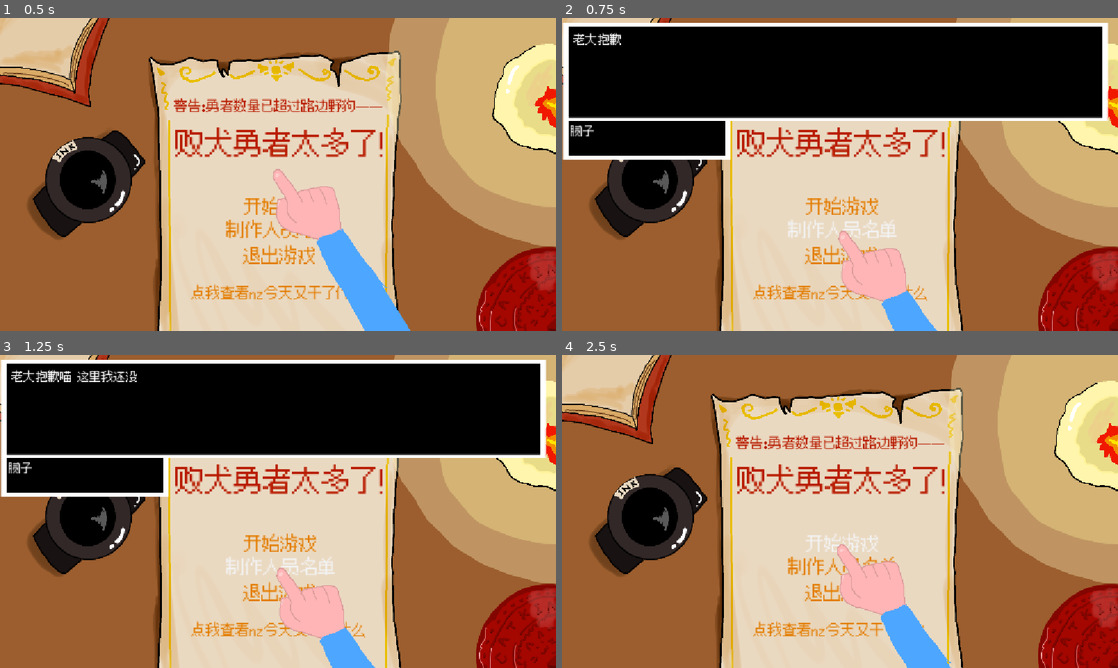
Above: before the commit, frames 1-4 (two rows, left to right).
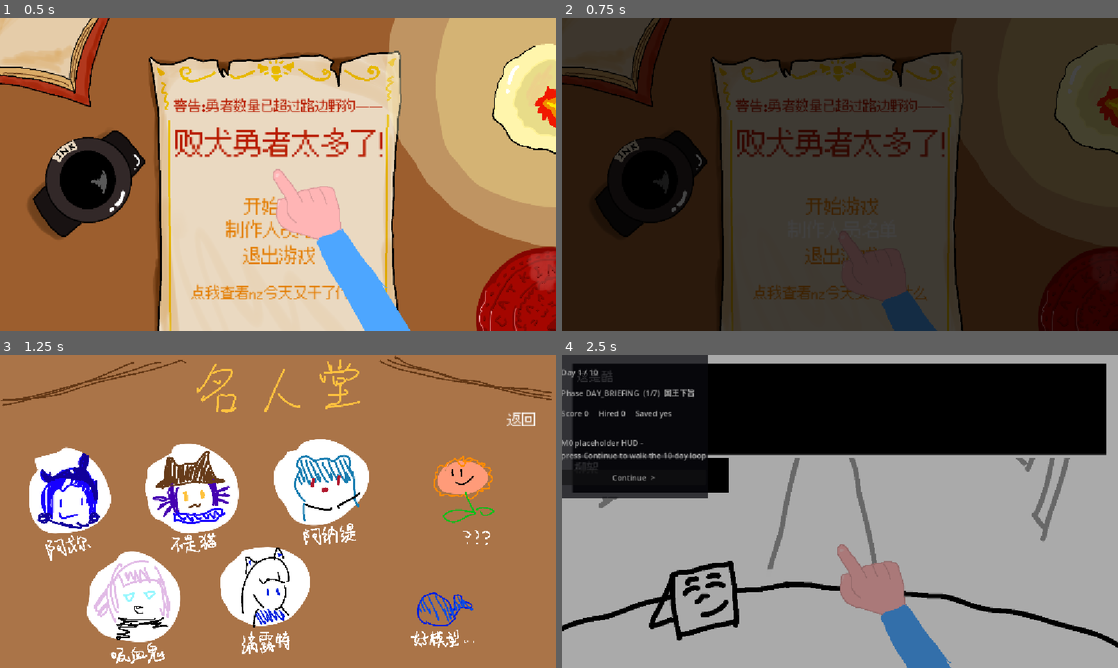
Above: after the commit, the same moments.

Repository: Dilute-l/projectYuusha
Game: Godot game, scene res://scenes/menu/main_menu.tscn
Two runs of this game, one before a commit and one after it. Both use one fixed random seed, a clock stepped at 60 frames per second and the inputs below.
Inputs (mouse positions are in pixels of both pictures, inside the frame that each line leads up to):
- Up to frame 1 (0.5 s): no input
- Up to frame 2 (0.75 s): click "制作人员名单" at 0.5 s
- Up to frame 3 (1.25 s): no input
- Up to frame 4 (2.5 s): click (1084, 423) at 1.25 s, where only the run after the commit has a clickable "返回"; click "开始游戏" at 2 s

Frame 1 is identical in both runs. In frame 2, 96% of the frame differs, in the area x 0-100%, y 0-100%; in frame 3, 99%; in frame 4, 99%.

Commit message:
添加了制作人员名单（可能）

Diff:
--- a/autoload/scene_router.gd
+++ b/autoload/scene_router.gd
@@ -17,6 +17,7 @@
 	&"team_builder": "res://scenes/day/team_builder/team_builder.tscn",
 	&"battle_report": "res://scenes/day/battle_report.tscn",
 	&"ending": "res://scenes/ending/ending.tscn",
+	&"credits_room": "res://scenes/credits/credits_room.tscn",
 }
 
 ## 过场遮罩所在层级，压在一切 UI 之上（CanvasLayer 默认 1）
--- /dev/null
+++ b/scenes/credits/credits_room.gd
@@ -0,0 +1,15 @@
+extends Control
+
+
+# Called when the node enters the scene tree for the first time.
+func _ready() -> void:
+	pass # Replace with function body.
+
+
+# Called every frame. 'delta' is the elapsed time since the previous frame.
+func _process(delta: float) -> void:
+	pass
+
+
+func _on_button_pressed() -> void:
+	SceneRouter.goto_scene(&"main_menu")
--- /dev/null
+++ b/scenes/credits/credits_room.tscn
@@ -0,0 +1,38 @@
+[gd_scene format=3 uid="uid://1vjphav6dfo6"]
+
+[ext_resource type="Script" uid="uid://cybo2ov47trcl" path="res://scenes/credits/credits_room.gd" id="1_5c5tq"]
+[ext_resource type="Texture2D" uid="uid://bn2iog84pr3k0" path="res://assets/art/Credit/CreditRoom_phd.jpg" id="2_0erdm"]
+[ext_resource type="FontFile" uid="uid://dorb4fg0c836s" path="res://assets/fonts/Silver.ttf" id="3_lofe2"]
+
+[sub_resource type="StyleBoxEmpty" id="StyleBoxEmpty_0erdm"]
+
+[sub_resource type="StyleBoxEmpty" id="StyleBoxEmpty_lofe2"]
+
+[node name="CreditsRoom" type="Control" unique_id=1778240386]
+layout_mode = 3
+anchors_preset = 15
+anchor_right = 1.0
+anchor_bottom = 1.0
+grow_horizontal = 2
+grow_vertical = 2
+script = ExtResource("1_5c5tq")
+
+[node name="Sprite2D" type="Sprite2D" parent="." unique_id=1032463924]
+position = Vector2(575.53125, 324.50003)
+scale = Vector2(0.50797105, 0.50784934)
+texture = ExtResource("2_0erdm")
+
+[node name="Button" type="Button" parent="." unique_id=2060295476]
+layout_mode = 0
+offset_left = 1047.0
+offset_top = 116.0
+offset_right = 1116.0
+offset_bottom = 170.0
+theme_override_colors/font_color = Color(1, 1, 1, 1)
+theme_override_fonts/font = ExtResource("3_lofe2")
+theme_override_font_sizes/font_size = 48
+theme_override_styles/normal = SubResource("StyleBoxEmpty_0erdm")
+theme_override_styles/pressed = SubResource("StyleBoxEmpty_lofe2")
+text = "返回"
+
+[connection signal="pressed" from="Button" to="." method="_on_button_pressed"]
--- a/scenes/menu/main_menu.gd
+++ b/scenes/menu/main_menu.gd
@@ -63,13 +63,7 @@
 
 
 func _on_credits_pressed() -> void:
-	var dialoguer = get_node_or_null("Dialoguer")
-	if dialoguer == null:
-		push_error("[MainMenu] 找不到 Dialoguer")
-		return
-	if not dialoguer.typer.load_dialogue("Sorry"):
-		return
-	dialoguer.play()
+	SceneRouter.goto_scene(&"credits_room")
 
 ##占位符按钮，按下来之后可以看到mcc花了个把小时都干了些什么
 func _on_place_holder_button_pressed() -> void:
Binary file added: assets/art/Credit/CreditRoom_phd.jpg
Not shown, added: assets/art/Credit/CreditRoom_phd.jpg.import
Not shown, added: scenes/credits/credits_room.gd.uid
